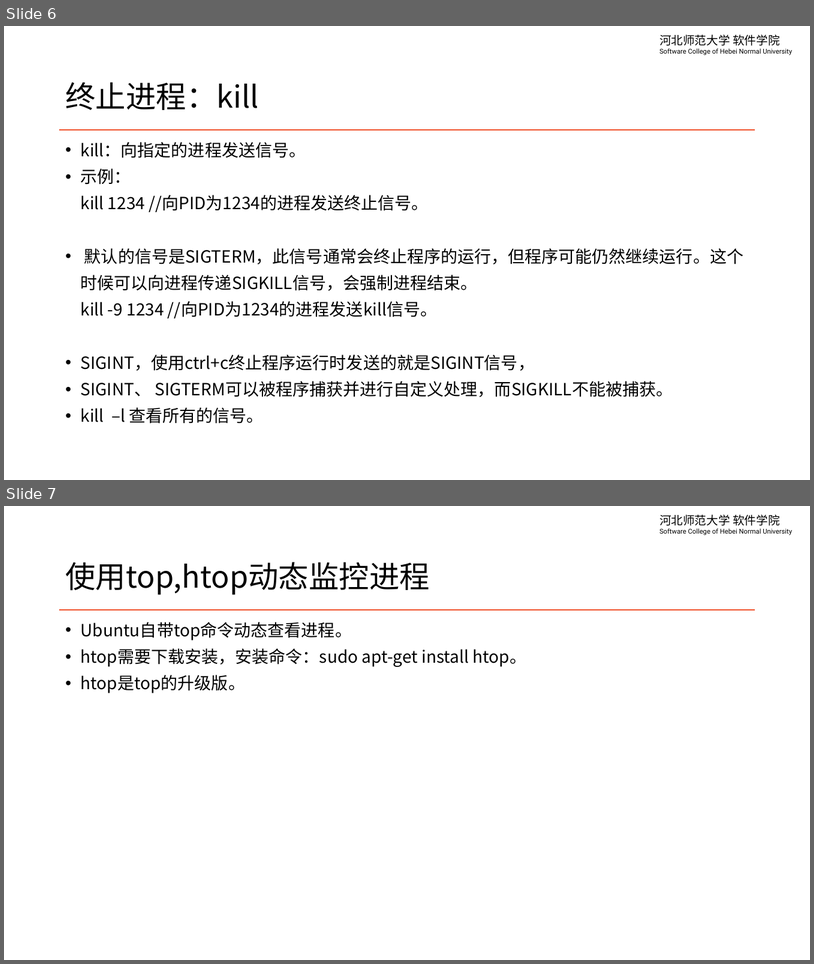
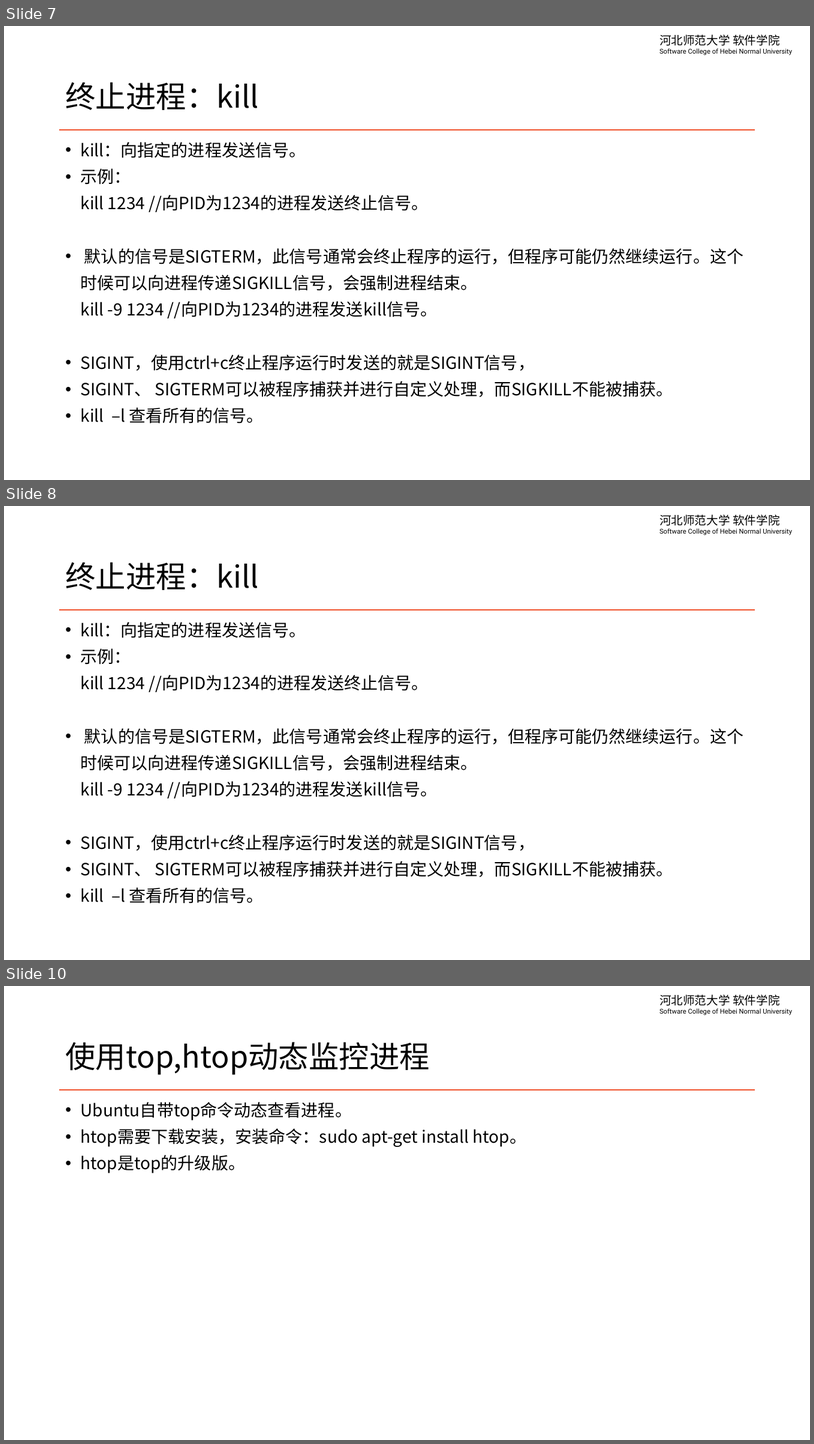
Before and after one commit to edu2act/course-linux-system, a slide deck: materials/slides/ch08-process-managment.pptx. Shown one above the other, each under a label of ours: slides 6 and 7 before the commit, slides 7, 8 and 10 after it; the slides between them are not shown. The pictures are 814x964 and 814x1444 pixels, drawn with LibreOffice and Linux fonts; fonts in the diff are those of the drawing. Boxes give left, top, right and bottom in pixels: in the first picture for what was removed or moved away, otherwise in the second. Text is boxed around its words. In the diff, an @@ line names an element or a change of style, - is before the commit and + after.

```diff
--- a/materials/slides/ch08-process-managment.pptx
+++ b/materials/slides/ch08-process-managment.pptx
@@ slide 8 added at (x1=4, y1=506, x2=810, y2=960), background #FFFFFF; not listed: 2 template elements that a slide beside it also shows @@
@@ title added at (x1=65, y1=562, x2=258, y2=590), 36 pt, text #000000 @@
+终止进程：kill
@@ text added at (x1=81, y1=622, x2=744, y2=903), 20 pt, text #000000 @@
+• kill：向指定的进程发送信号。
+• 示例：
+kill 1234 //向PID为1234的进程发送终止信号。
+• 默认的信号是SIGTERM，此信号通常会终止程序的运行，但程序可能仍然继续运行。这个
+时候可以向进程传递SIGKILL信号，会强制进程结束。
+kill -9 1234 //向PID为1234的进程发送kill信号。
+• SIGINT，使用ctrl+c终止程序运行时发送的就是SIGINT信号，
+• SIGINT、 SIGTERM可以被程序捕获并进行自定义处理，而SIGKILL不能被捕获。
+• kill –l 查看所有的信号。
@@ what was slide 6 is now slide 7 @@
@@ what was slide 7 is now slide 10 @@
```
Also in this commit, not shown: 2 slides changed, 2 other slides added, 8 other files.
